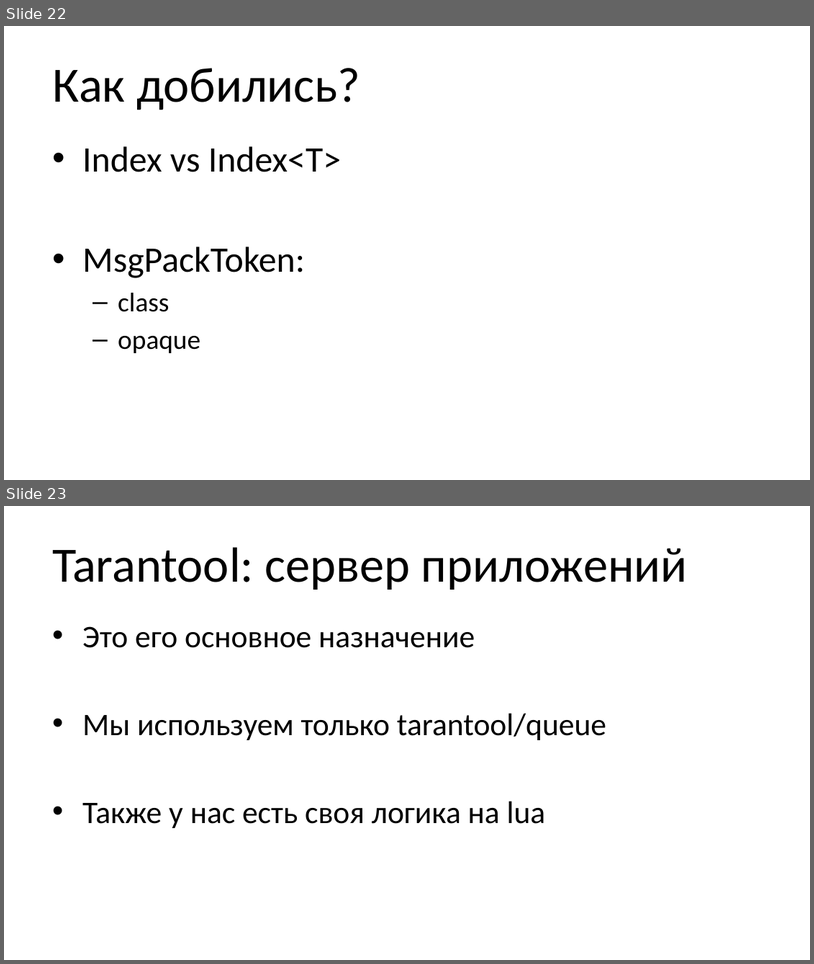
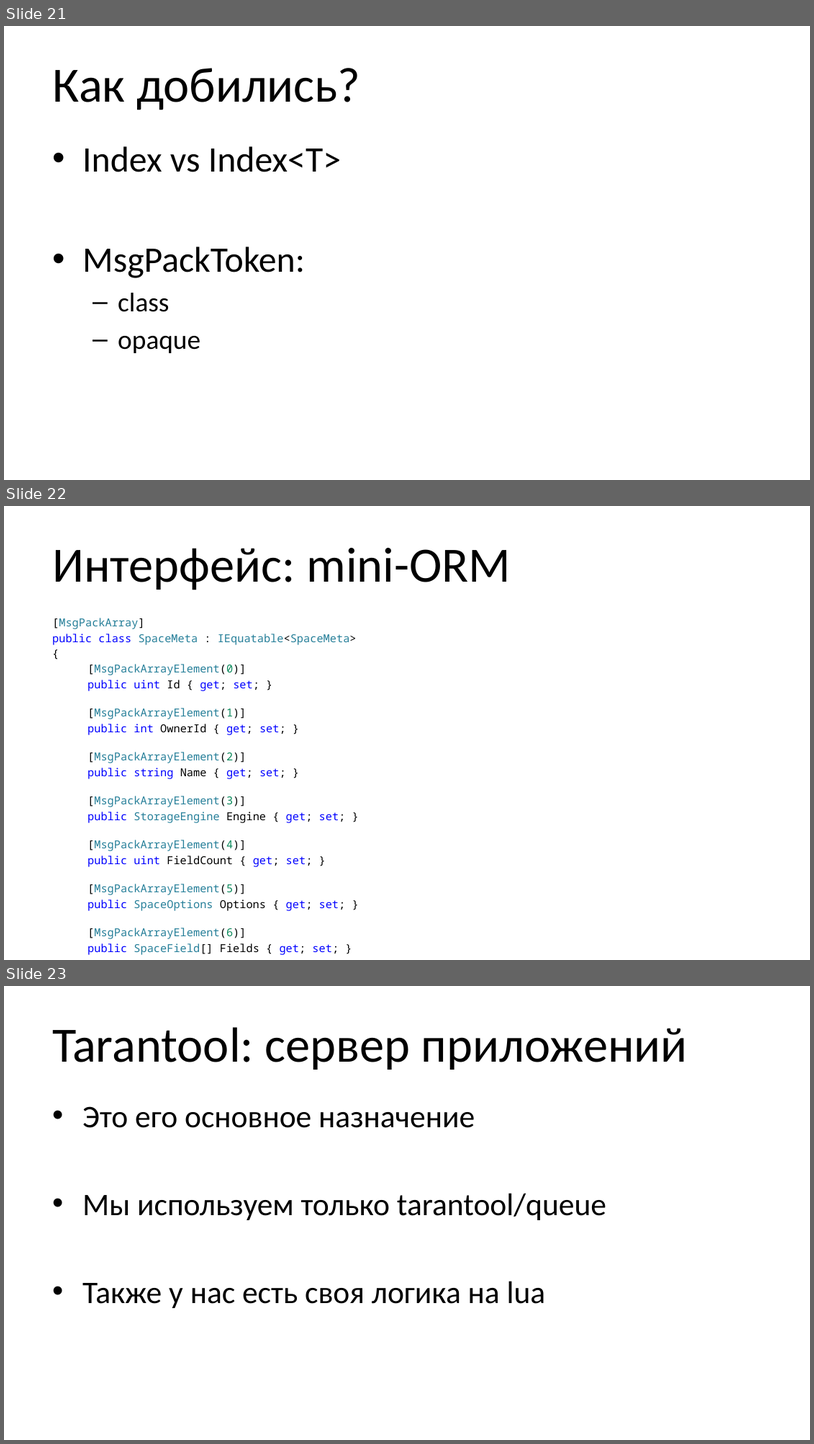
Before and after one commit to aensidhe/presentations, a slide deck: 2018/06/Использование Tarantool.pptx. Shown one above the other, each under a label of ours: slides 22 and 23 before the commit, slides 21, 22 and 23 after it. The pictures are 814x964 and 814x1444 pixels, drawn with LibreOffice and Linux fonts; fonts in the diff are those of the drawing; background and template pictures are left out. Boxes give left, top, right and bottom in pixels: in the first picture for what was removed or moved away, otherwise in the second. Text is boxed around its words. In the diff, an @@ line names an element or a change of style, - is before the commit and + after.

```diff
--- a/2018/06/Использование Tarantool.pptx
+++ b/2018/06/Использование Tarantool.pptx
@@ slide 22 added at box(4, 506, 810, 960), background picture (left out) @@
@@ title added at box(52, 548, 511, 590), 44 pt, text #000000 @@
+Интерфейс: mini-ORM
@@ text added at box(52, 618, 357, 955), 9.8 pt, text #267F99 @@
+[MsgPackArray]
+public class SpaceMeta : IEquatable<SpaceMeta>
+{
+  [MsgPackArrayElement(0)]
+  public uint Id { get; set; }
+  [MsgPackArrayElement(1)]
+  public int OwnerId { get; set; }
+  [MsgPackArrayElement(2)]
+  public string Name { get; set; }
+  [MsgPackArrayElement(3)]
+  public StorageEngine Engine { get; set; }
+  [MsgPackArrayElement(4)]
+  public uint FieldCount { get; set; }
+  [MsgPackArrayElement(5)]
+  public SpaceOptions Options { get; set; }
+  [MsgPackArrayElement(6)]
+  public SpaceField[] Fields { get; set; }
@@ what was slide 22 is now slide 21 @@
```
Also in this commit, not shown: 7 slides changed, 1 slide removed.
